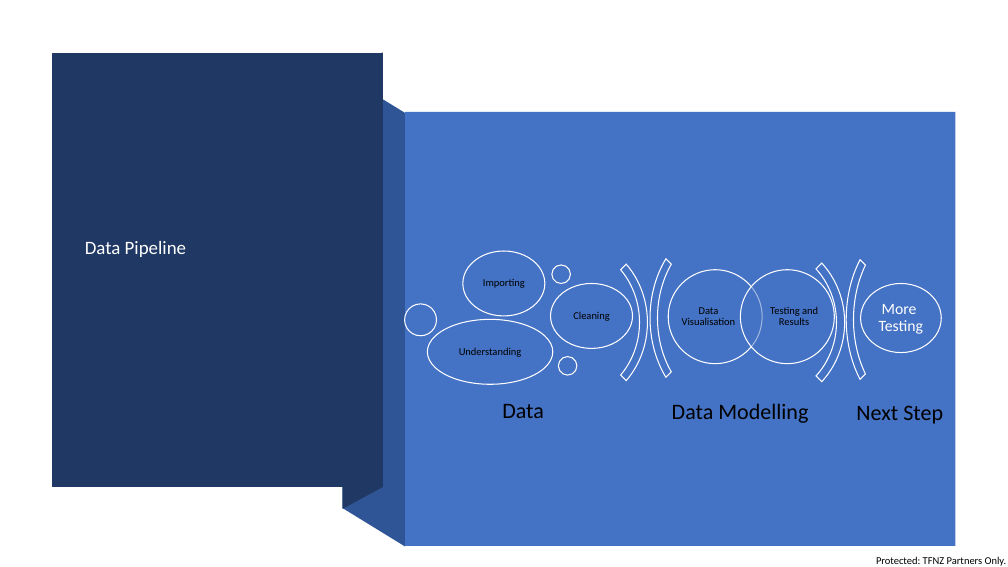
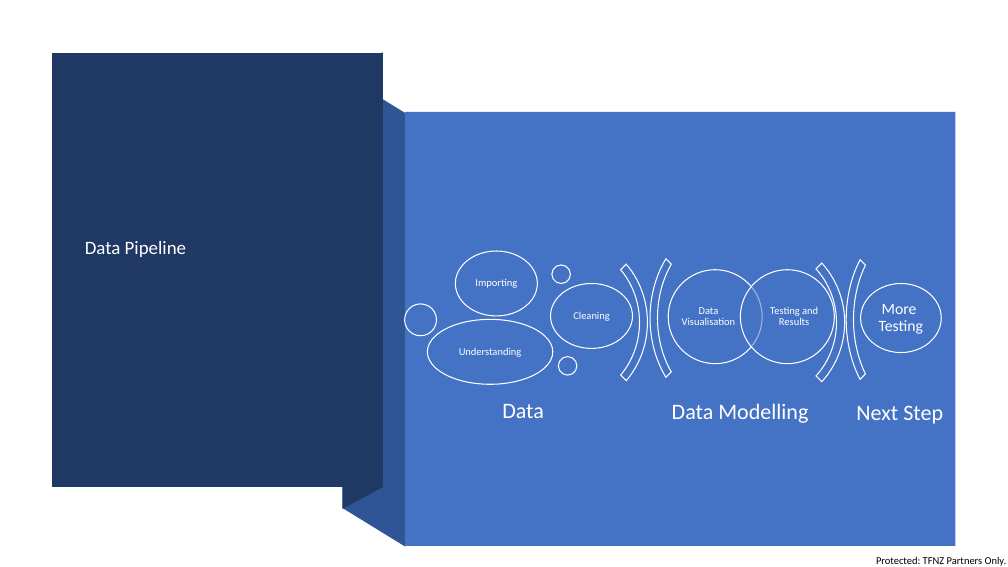
Before and after one commit to divraj2022/IOD_DIV, a slide deck: slide 4 of Mini Project 1/Mini Project 1.PPTX. Drawn at 1008x567 pixels with LibreOffice and Linux fonts; fonts in the diff are those of the drawing. Boxes give left, top, right and bottom in pixels: in the first picture for what was removed or moved away, otherwise in the second. Text is boxed around its words. In the diff, an @@ line names an element or a change of style, - is before the commit and + after.

```diff
--- a/Mini Project 1/Mini Project 1.PPTX
+++ b/Mini Project 1/Mini Project 1.PPTX
@@ ellipse: place and size @@
-ellipse at (463,251,545,316)
+ellipse at (455,251,538,316)
@@ text colour #000000 to #FFFFFF in 8 elements at (672,403,808,423), (856,405,943,424), (682,307,736,325), (770,307,818,325), (573,312,610,321), (459,347,522,357), (502,404,544,418), (475,279,517,288) @@
@@ text "Importing": place and size @@
-text "Importing" at (483,279,525,288)
+text "Importing" at (475,279,517,288)
```
Also in this commit, not shown: 3 other slides changed, 5 slides added, 8 slides removed, 1 other file.
